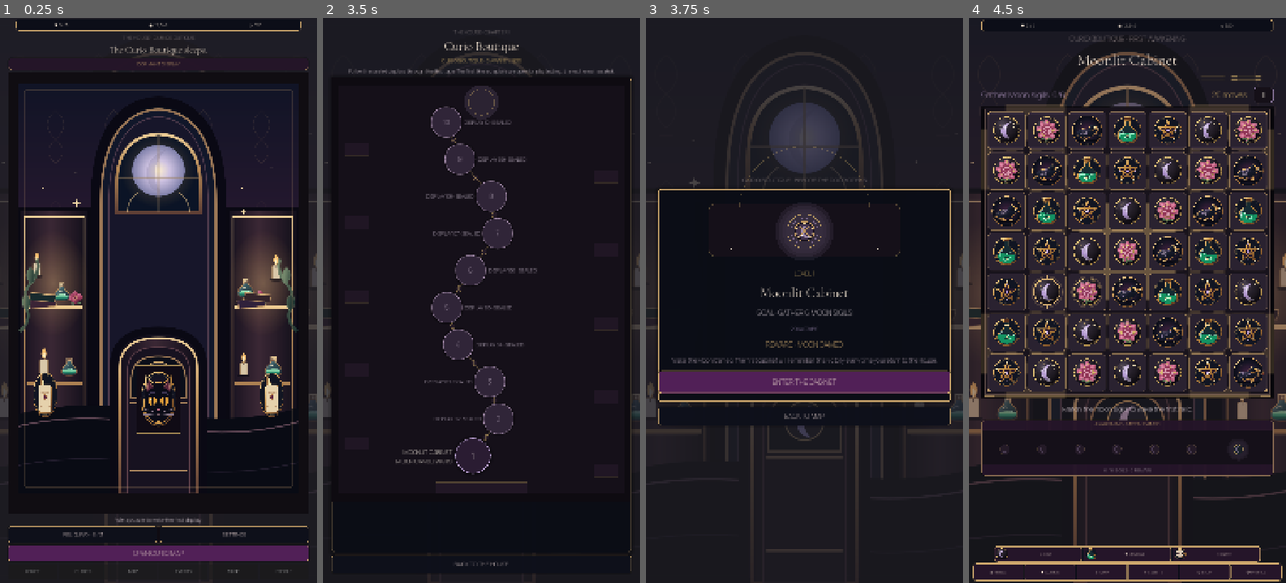
Above: before the commit, frames 1-4 (left to right).
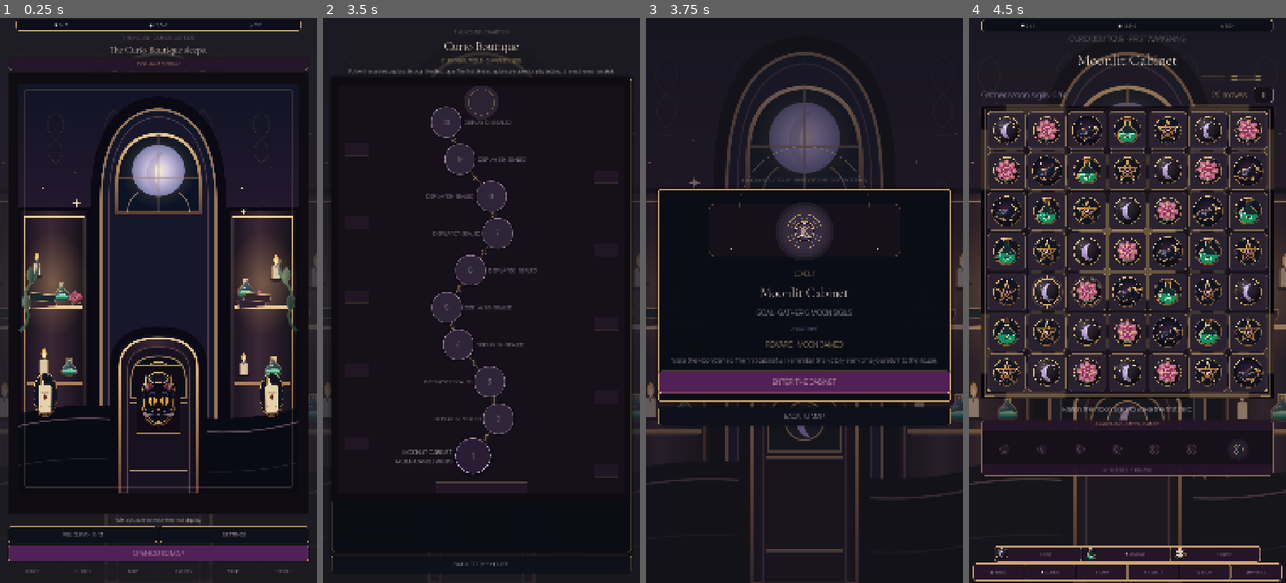
Above: after the commit, the same moments.

Repository: Jay-prodesign/akilta-match3
Game: Godot game, scene res://src/app/app_bootstrap.tscn
Two runs of this game, one before a commit and one after it. Both use one fixed random seed, a clock stepped at 60 frames per second and the inputs below.
Inputs:
- Up to frame 1 (0.25 s): no input
- Up to frame 2 (3.5 s): click "RELIQUARY · 0 / 3" at 0.5 s; click "BACK TO THE HOUSE" at 1.25 s; click "OPEN CURIO MAP" at 2 s; click "✦ CURIO BOUTIQUE Rare finds ·…" at 2.75 s
- Up to frame 3 (3.75 s): click "1" at 3.5 s
- Up to frame 4 (4.5 s): click "ENTER THE CABINET" at 4.25 s

Frames 1-2 are identical in both runs. In frame 3, 3.2% of the frame differs, in the area x 0-100%, y 12-95%; in frame 4, nothing differs.

Commit message:
feat(prestart): carry the candlelit North Star world into level entry

Diff:
--- a/src/ui/prestart/level_prestart.gd
+++ b/src/ui/prestart/level_prestart.gd
@@ -3,6 +3,8 @@
 
 signal back_requested
 signal start_requested(level_number: int)
+
+const PieceAssetLoader = preload("res://src/match3/presentation/piece_asset_loader.gd")
 
 @onready var level_label: Label = $Layout/Card/Content/Level
 @onready var title_label: Label = $Layout/Card/Content/Title
@@ -16,8 +18,21 @@
 var level_number: int = 1
 
 func _ready() -> void:
+	_install_world_backdrop()
 	start_button.pressed.connect(func(): start_requested.emit(level_number))
 	back_button.pressed.connect(func(): back_requested.emit())
+
+func _install_world_backdrop() -> void:
+	var art := TextureRect.new()
+	art.name = "NorthStarWorldBackdrop"
+	art.texture = PieceAssetLoader.ornament("res://assets/world/ch01_curio_boutique/curio_boutique_moonlit_backdrop.svg")
+	art.expand_mode = TextureRect.EXPAND_IGNORE_SIZE
+	art.stretch_mode = TextureRect.STRETCH_KEEP_ASPECT_COVERED
+	art.set_anchors_and_offsets_preset(Control.PRESET_FULL_RECT)
+	art.mouse_filter = Control.MOUSE_FILTER_IGNORE
+	art.modulate = Color(0.78, 0.70, 0.80, 0.34)
+	add_child(art)
+	move_child(art, 1)
 
 func configure_level(value: int) -> bool:
 	level_number = value
